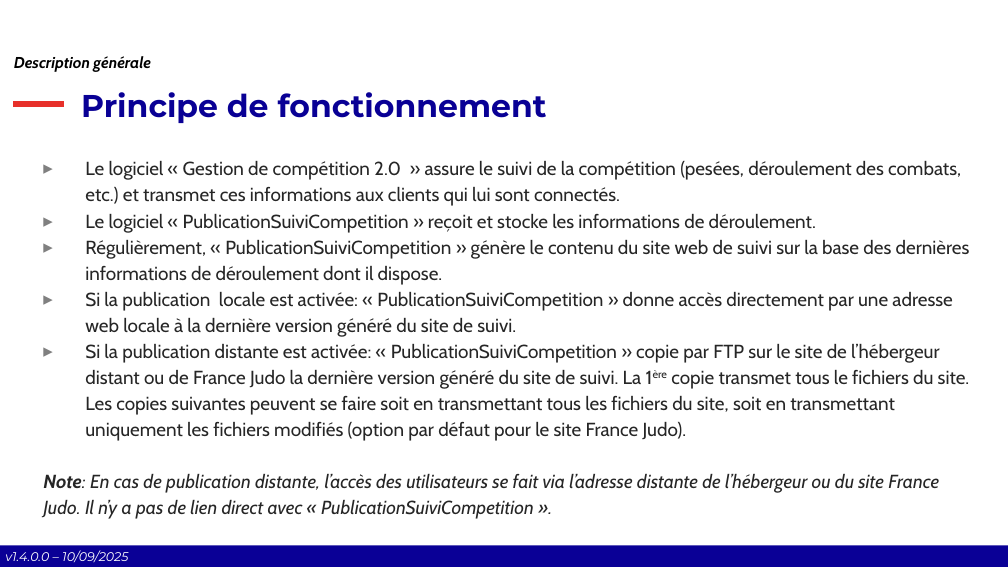
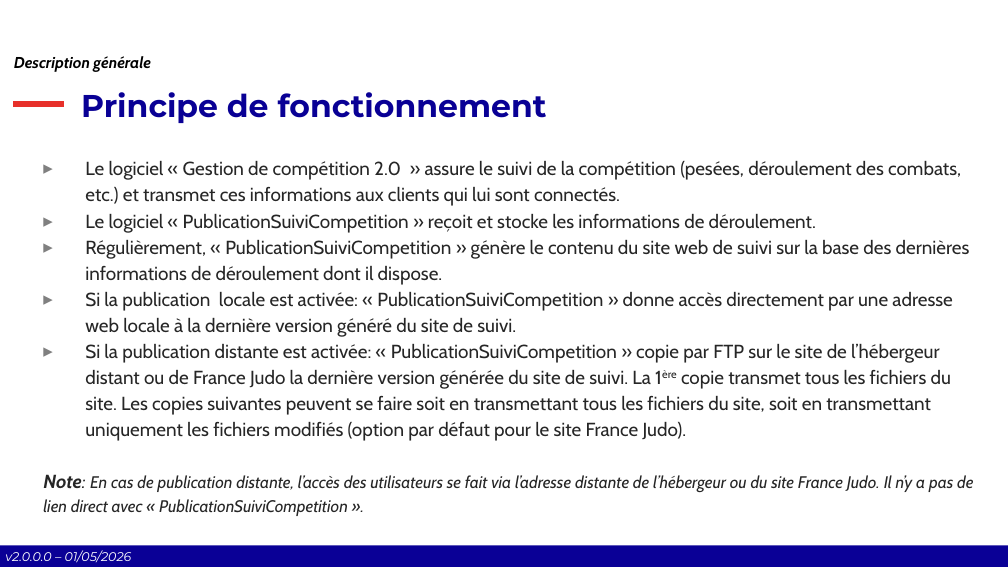
Before and after one commit to Comite-Rhone-Judo/PublicationSuiviCompetition, a slide deck: slide 6 of AppPublication/Documentation/PublicationSuiviCompetition - Manuel d'utilisation.pptx. Drawn at 1008x567 pixels with LibreOffice and Linux fonts; fonts in the diff are those of the drawing; background and template pictures are left out. Boxes give left, top, right and bottom in pixels: in the first picture for what was removed or moved away, otherwise in the second. Text is boxed around its words. In the diff, an @@ line names an element or a change of style, - is before the commit and + after.

```diff
--- a/AppPublication/Documentation/PublicationSuiviCompetition - Manuel d'utilisation.pptx
+++ b/AppPublication/Documentation/PublicationSuiviCompetition - Manuel d'utilisation.pptx
@@ text at bbox=[85, 344, 951, 441]: text changed @@
-▸ Si la publication distante est activée: « PublicationSuiviCompetition » copie par FTP sur le site de l’hébergeur distant ou de France Judo la dernière version généré du site de suivi. La 1ère copie transmet tous le fichiers du site. Les copies suivantes peuvent se faire soit en transmettant tous les fichiers du site, soit en transmettant uniquement les fichiers modifiés (option par défaut pour le site France Judo).
+▸ Si la publication distante est activée: « PublicationSuiviCompetition » copie par FTP sur le site de l’hébergeur distant ou de France Judo la dernière version générée du site de suivi. La 1ère copie transmet tous les fichiers du site. Les copies suivantes peuvent se faire soit en transmettant tous les fichiers du site, soit en transmettant uniquement les fichiers modifiés (option par défaut pour le site France Judo).
@@ text at bbox=[43, 474, 973, 516]: size 18 to 16 pt in "En cas de publication distante, l’accès des ..." @@
@@ text at bbox=[5, 550, 132, 563]: text changed @@
-v1.4.0.0 – 10/09/2025
+v2.0.0.0 – 01/05/2026
```
Also in this commit, not shown: 38 other slides changed, 3 slides added, 2 other files.
